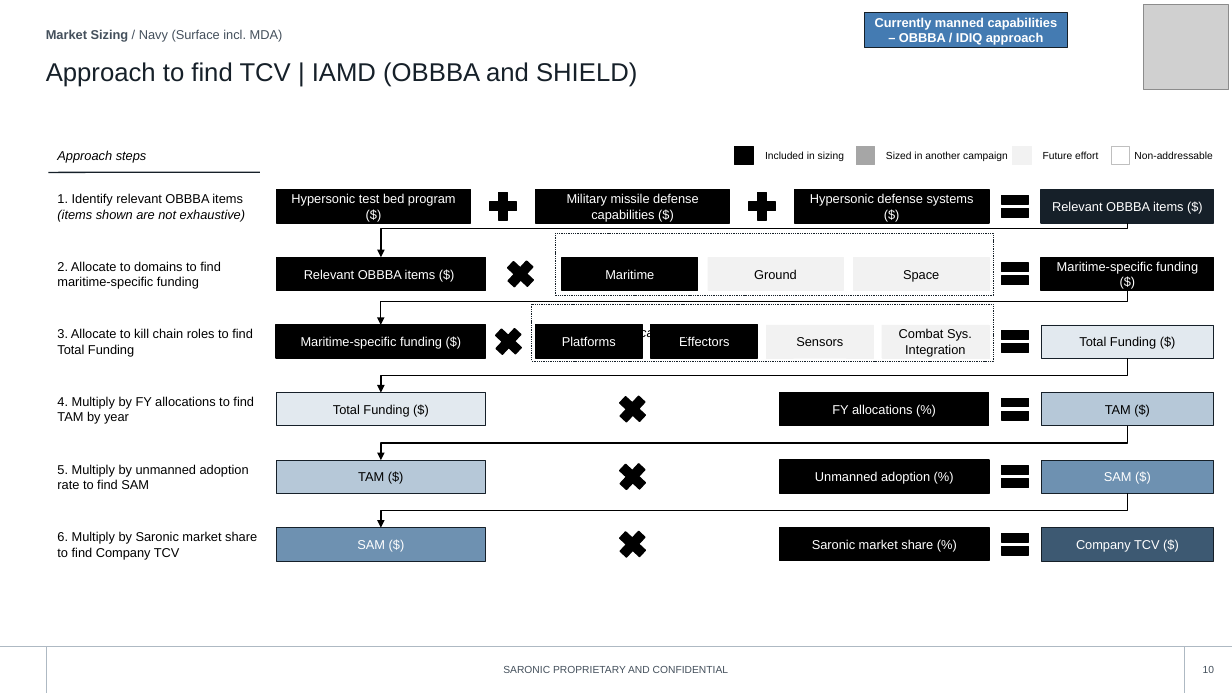
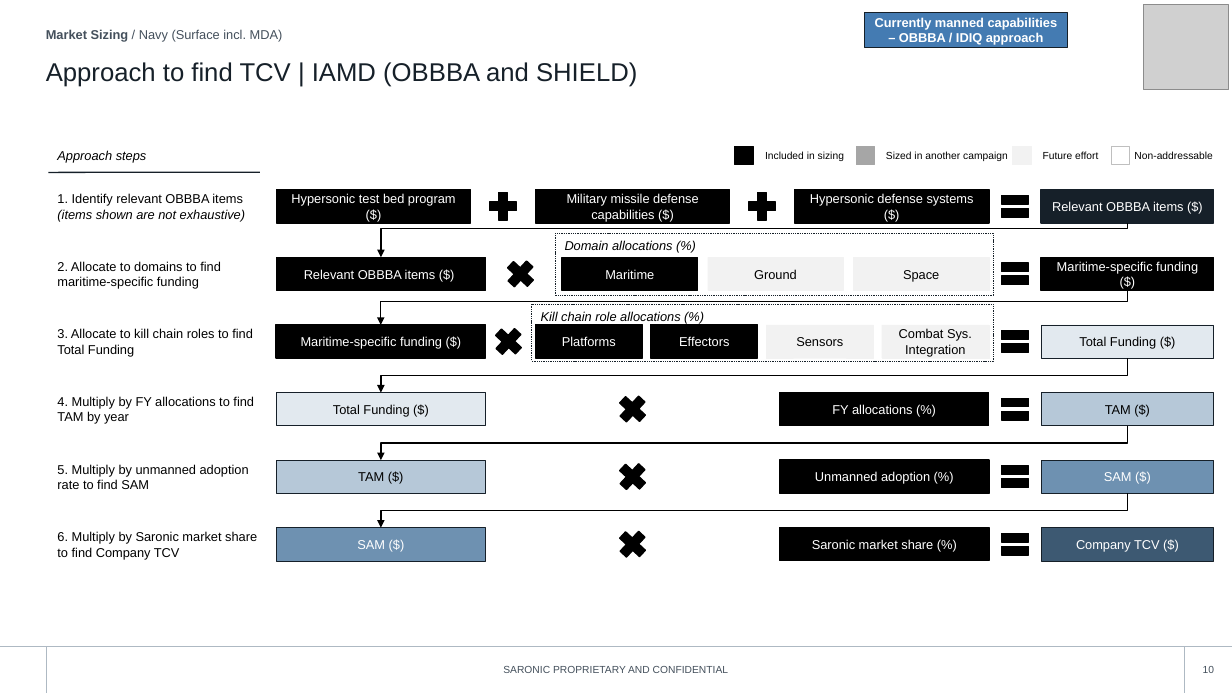
Before and after one commit to toole-brendan/slide_factory, a slide deck: slide 10 of style_library/library.pptx. Drawn at 1232x693 pixels with LibreOffice and Linux fonts; fonts in the diff are those of the drawing; grey boxes stand for pictures; background and template pictures are left out. Boxes give left, top, right and bottom in pixels: in the first picture for what was removed or moved away, otherwise in the second. Text is boxed around its words. In the diff, an @@ line names an element or a change of style, - is before the commit and + after.

```diff
--- a/style_library/library.pptx
+++ b/style_library/library.pptx
@@ rectangle "Domain allocations (%)" at (555, 234, 994, 295): vertical alignment middle to top @@
@@ rectangle "Kill chain role allocations (%)" at (531, 304, 994, 361): vertical alignment middle to top @@
```
Also in this commit, not shown: 1 other file.
